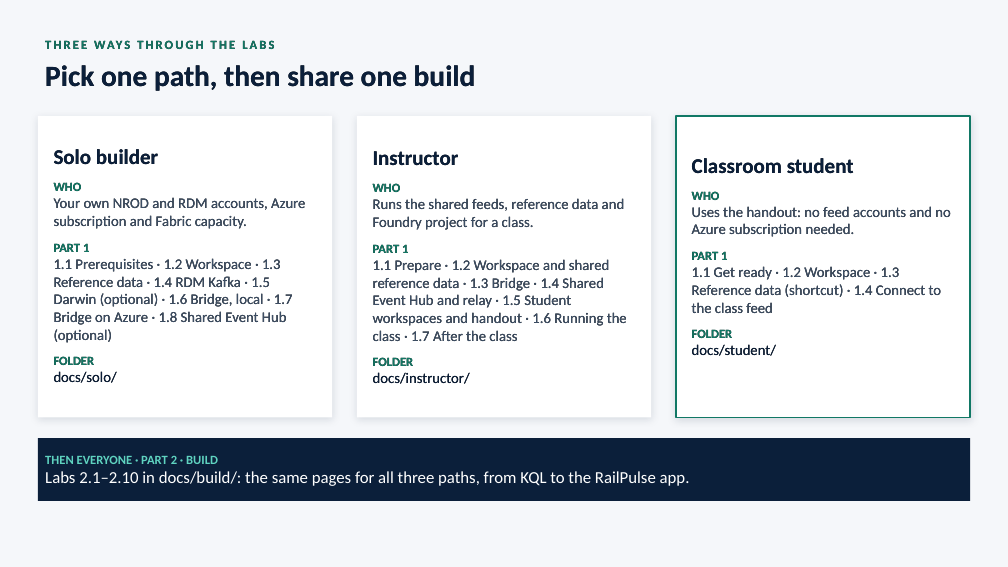
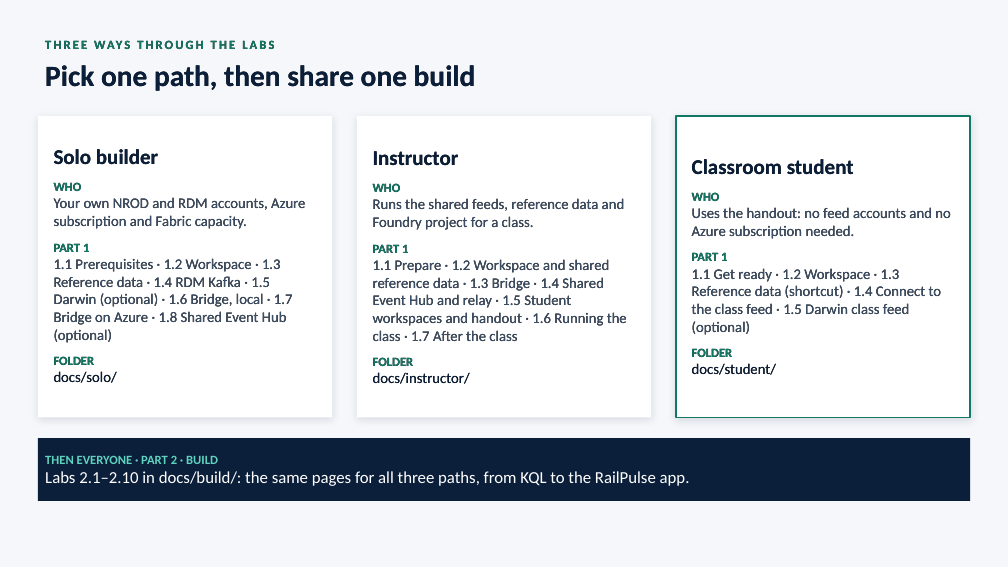
Before and after one commit to ShaneOsborne/Real-Time-Rail-Intelligence-on-Microsoft-Fabric, a slide deck: slide 7 of docs/presentation/Real-Time-Rail-Intelligence-on-Microsoft-Fabric.pptx. Drawn at 1008x567 pixels with LibreOffice and Linux fonts; fonts in the diff are those of the drawing. Boxes give left, top, right and bottom in pixels: in the first picture for what was removed or moved away, otherwise in the second. Text is boxed around its words. In the diff, an @@ line names an element or a change of style, - is before the commit and + after.

```diff
--- a/docs/presentation/Real-Time-Rail-Intelligence-on-Microsoft-Fabric.pptx
+++ b/docs/presentation/Real-Time-Rail-Intelligence-on-Microsoft-Fabric.pptx
@@ text at bbox=[692, 268, 942, 335]: text changed @@
-1.1 Get ready · 1.2 Workspace · 1.3 Reference data (shortcut) · 1.4 Connect to the class feed
+1.1 Get ready · 1.2 Workspace · 1.3 Reference data (shortcut) · 1.4 Connect to the class feed · 1.5 Darwin class feed (optional)
```
Also in this commit, not shown: 5 other slides changed, 14 other files.
